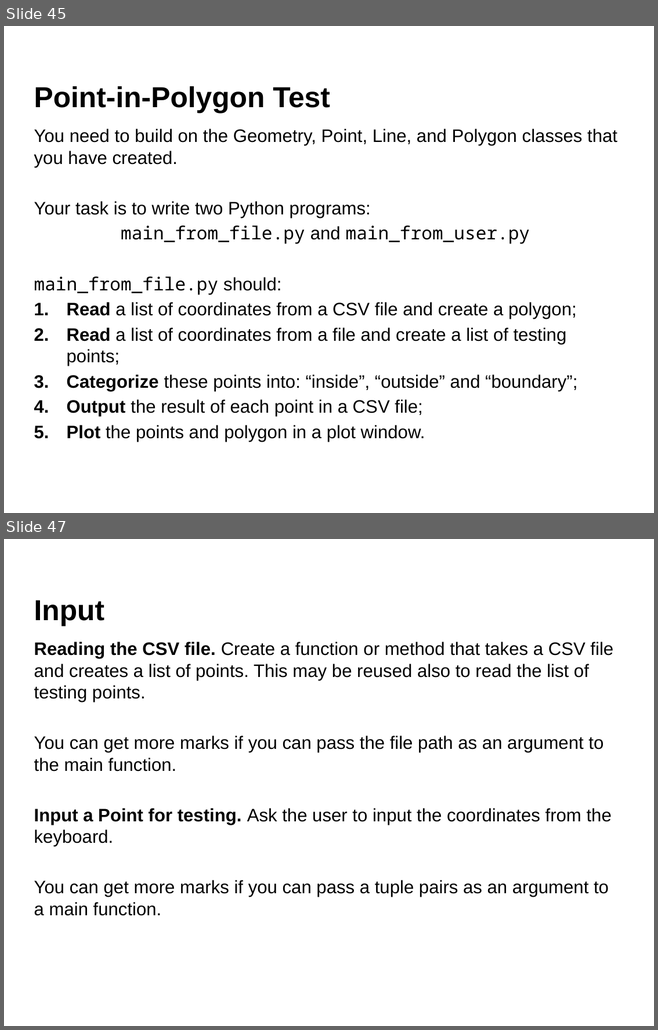
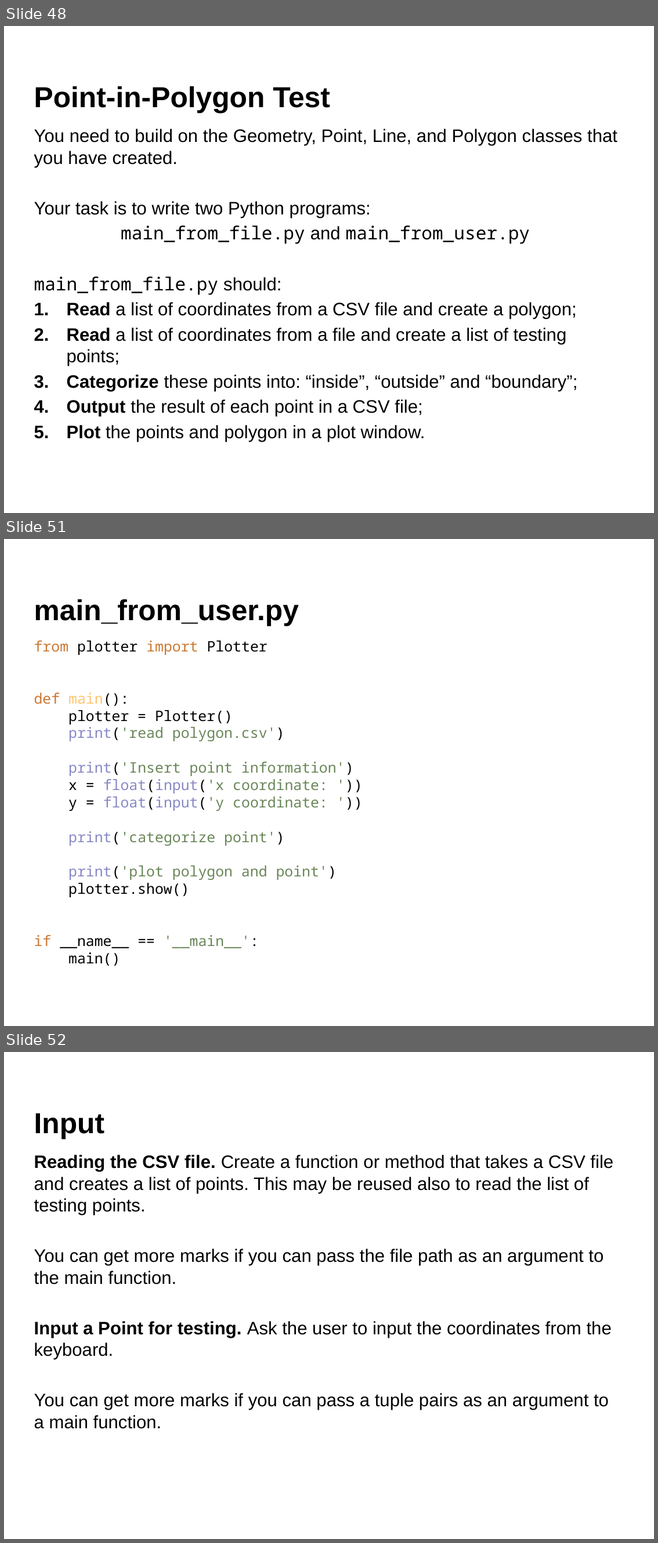
Before and after one commit to aldolipani/CEGE0096, a slide deck: 05 - Week/5 - Geometry with Python.pptx. Shown one above the other, each under a label of ours: slides 45 and 47 before the commit, slides 48, 51 and 52 after it; the slides between them are not shown. The pictures are 658x1030 and 658x1543 pixels, drawn with LibreOffice and Linux fonts; fonts in the diff are those of the drawing; background and template pictures are left out. Boxes give left, top, right and bottom in pixels: in the first picture for what was removed or moved away, otherwise in the second. Text is boxed around its words. In the diff, an @@ line names an element or a change of style, - is before the commit and + after.

```diff
--- a/05 - Week/5 - Geometry with Python.pptx
+++ b/05 - Week/5 - Geometry with Python.pptx
@@ slide 51 added at (4, 539, 654, 1026), background #FFFFFF @@
@@ title added at (34, 599, 299, 626), 32 pt, text #000000, bold @@
+main_from_user.py
@@ text added at (34, 641, 354, 966), 16 pt, text #6A8759 @@
+from plotter import Plotter
+def main():
+plotter = Plotter()
+print('read polygon.csv')
+print('Insert point information')
+x = float(input('x coordinate: '))
+y = float(input('y coordinate: '))
+print('categorize point')
+print('plot polygon and point')
+plotter.show()
+if __name__ == '__main__':
+main()
@@ what was slide 45 is now slide 48 @@
@@ what was slide 47 is now slide 52 @@
```
Also in this commit, not shown: 14 slides changed, 5 other slides added.
